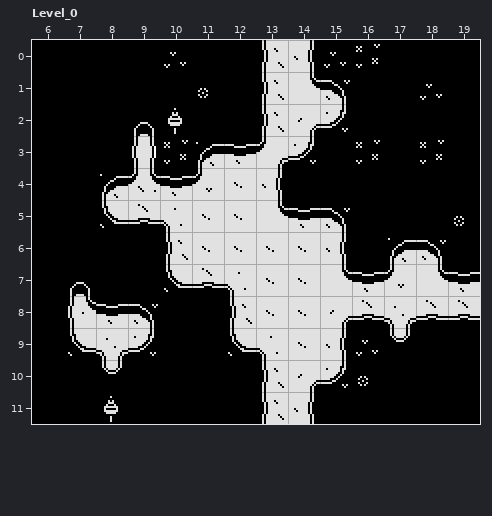
LDtk project -- assets/tank_wars.ldtk. The first picture shows the starting point.
Cells are 16x16 px. Shown: Level_0 x 6..19, y 0..11.
New version:
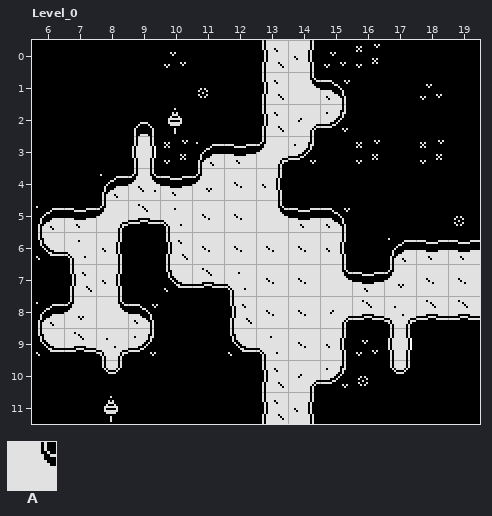
Key: from "Water": A 1 "water".
_ is an empty cell.
From old to new:
Layer "Water":
Tile A is added in row 5 at x 6 to 7; in row 6 at x 6 to 8 and 19; in row 7 at x 8; in rows 8 to 9 at x 6; in row 10 at x 17.
